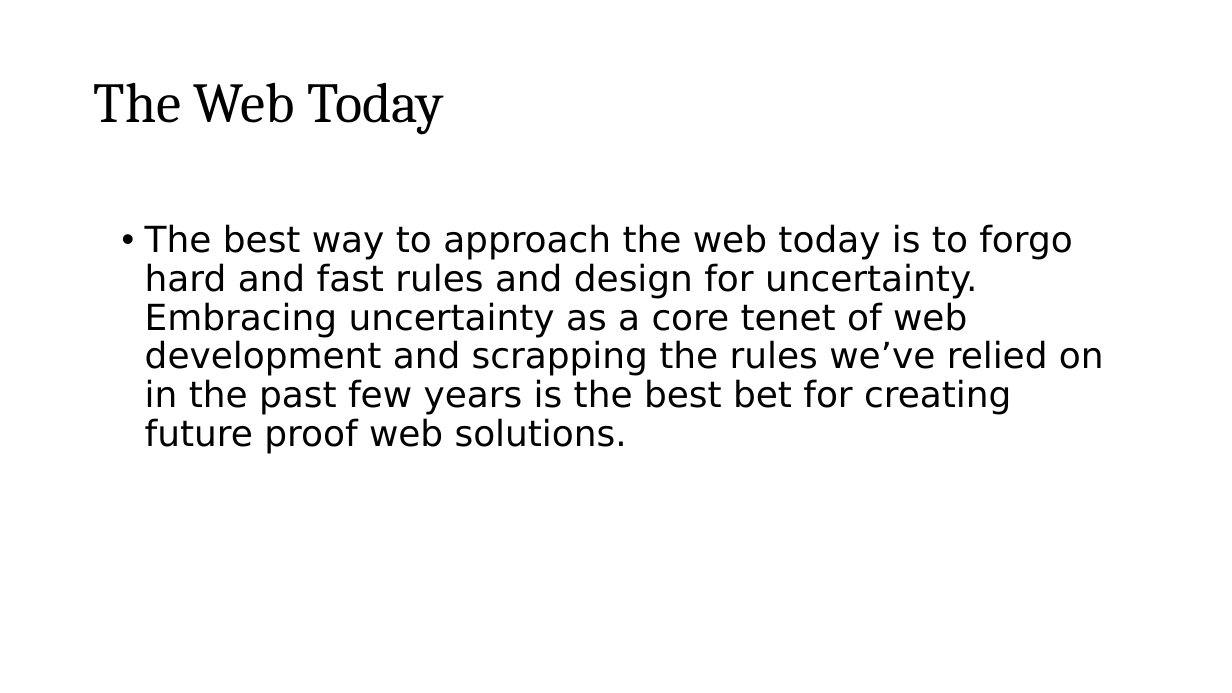
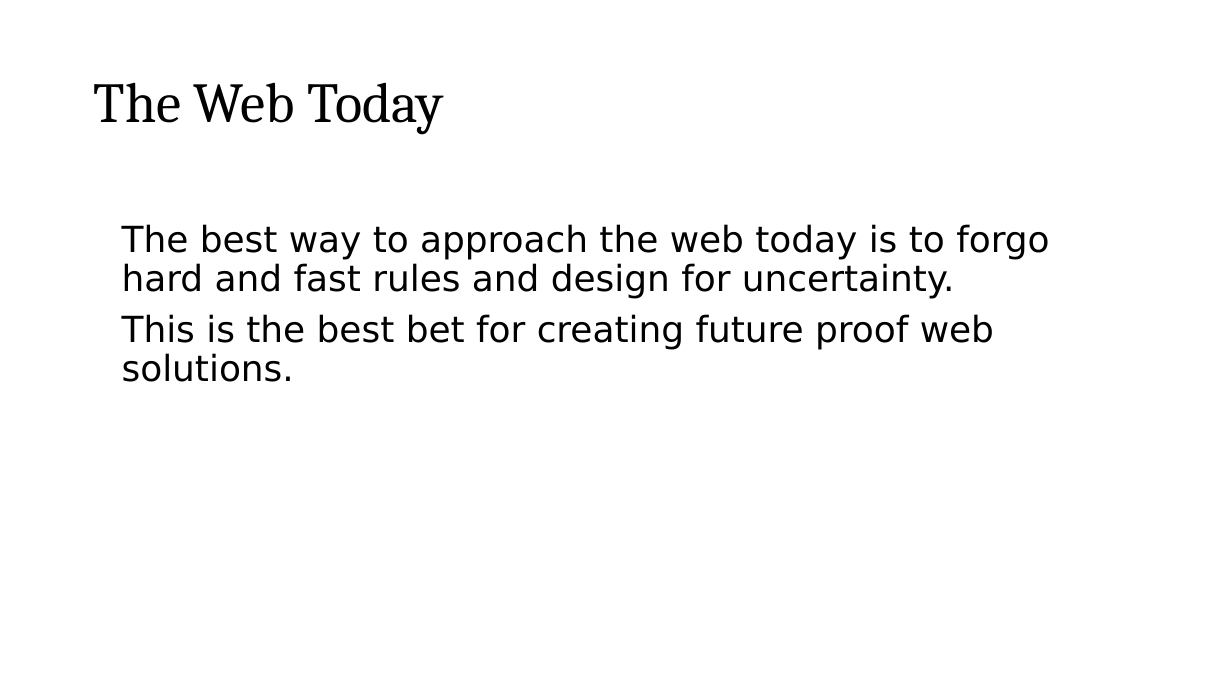
Before and after one commit to roblarsen/rob-larsen-presentations, a slide deck: slide 14 of wild-world-web.pptx (slide 11 before the commit). Drawn at 1232x693 pixels with LibreOffice and Linux fonts; fonts in the diff are those of the drawing; background and template pictures are left out. Boxes give left, top, right and bottom in pixels: in the first picture for what was removed or moved away, otherwise in the second. Text is boxed around its words. In the diff, an @@ line names an element or a change of style, - is before the commit and + after.

```diff
--- a/wild-world-web.pptx
+++ b/wild-world-web.pptx
@@ text at <box>122,224,1049,382</box>: text changed @@
-• The best way to approach the web today is to forgo hard and fast rules and design for uncertainty. Embracing uncertainty as a core tenet of web development and scrapping the rules we’ve relied on in the past few years is the best bet for creating future proof web solutions.
+The best way to approach the web today is to forgo hard and fast rules and design for uncertainty.
+This is the best bet for creating future proof web solutions.
```
Also in this commit, not shown: 6 other slides changed, 4 slides added, 2 slides removed.
